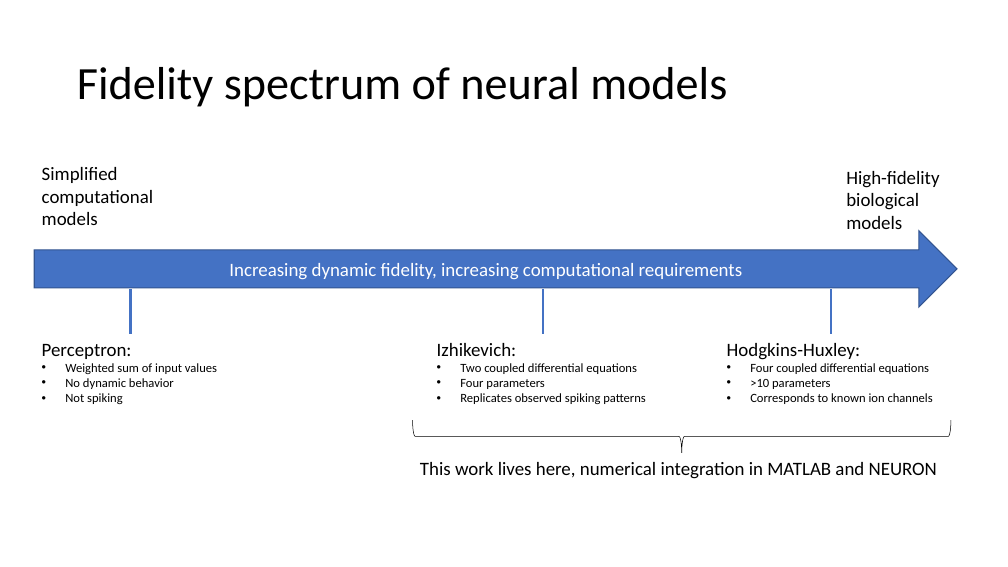
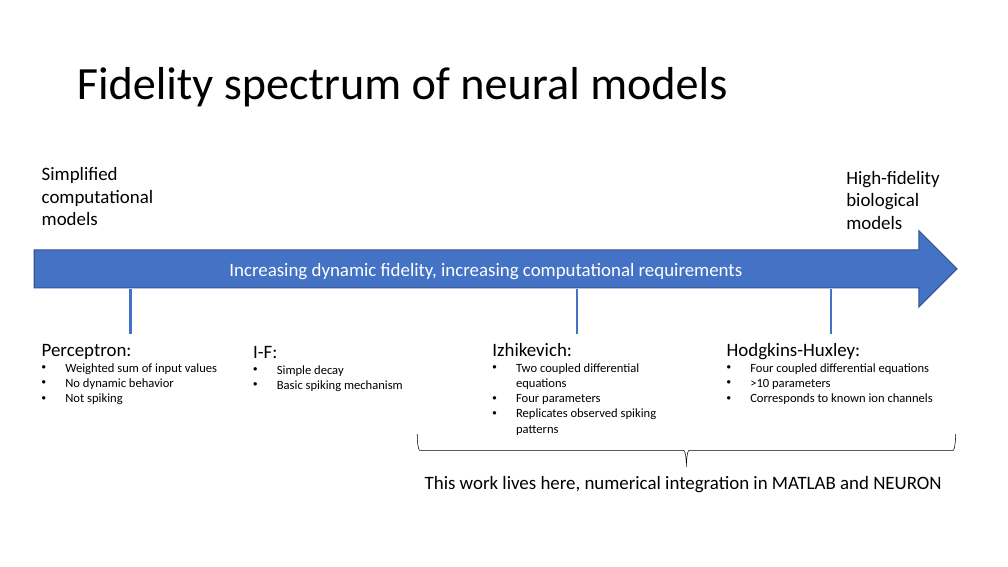
Before and after one commit to vbaker145/neuron, a slide deck: slide 9 of thesis/Thesis Plan.pptx (slide 7 before the commit). Drawn at 1008x567 pixels with LibreOffice and Linux fonts; fonts in the diff are those of the drawing. Boxes give left, top, right and bottom in pixels: in the first picture for what was removed or moved away, otherwise in the second. Text is boxed around its words. In the diff, an @@ line names an element or a change of style, - is before the commit and + after.

```diff
--- a/thesis/Thesis Plan.pptx
+++ b/thesis/Thesis Plan.pptx
@@ line moved from (543, 289) - (543, 333) to (577, 289) - (577, 333) @@
@@ text added at (253, 346, 403, 391), 12 pt, text #000000 @@
+I-F:
+• Simple decay
+• Basic spiking mechanism
@@ text "Izhikevich:" rewrapped from (437, 343, 646, 404) to (492, 343, 657, 435) @@
@@ left brace: place and size @@
-left brace at (413, 420, 951, 453)
+left brace at (417, 434, 955, 467)
@@ text "This work lives here, numerical ...": place and size @@
-text "This work lives here, numerical ..." at (420, 462, 937, 479)
+text "This work lives here, numerical ..." at (425, 476, 941, 493)
```
Also in this commit, not shown: 3 other slides changed, 4 slides added, 7 other files.
